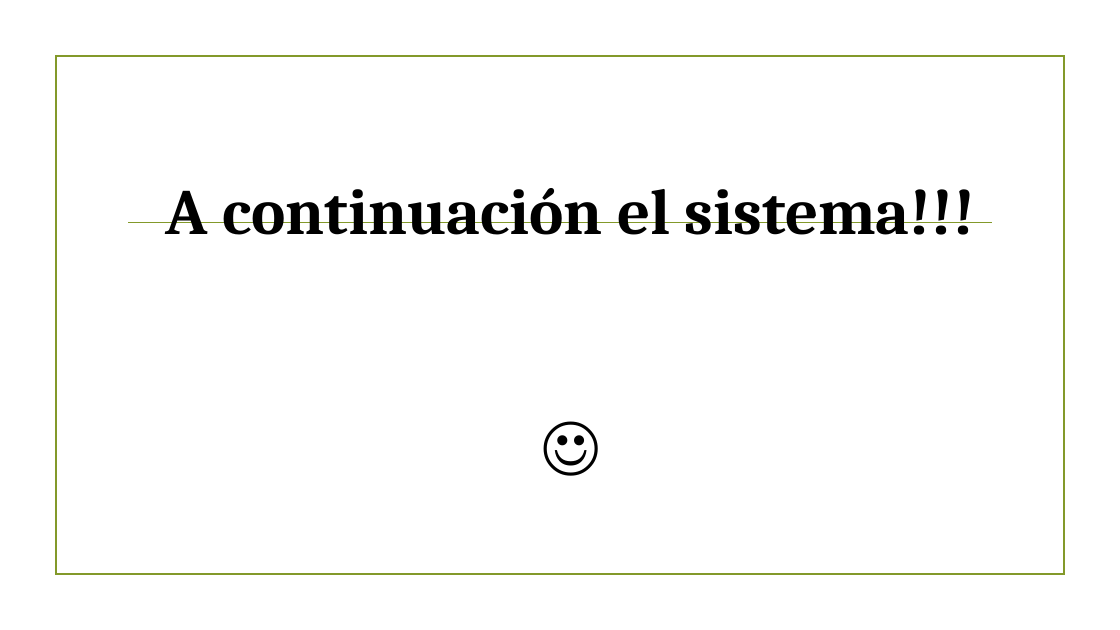
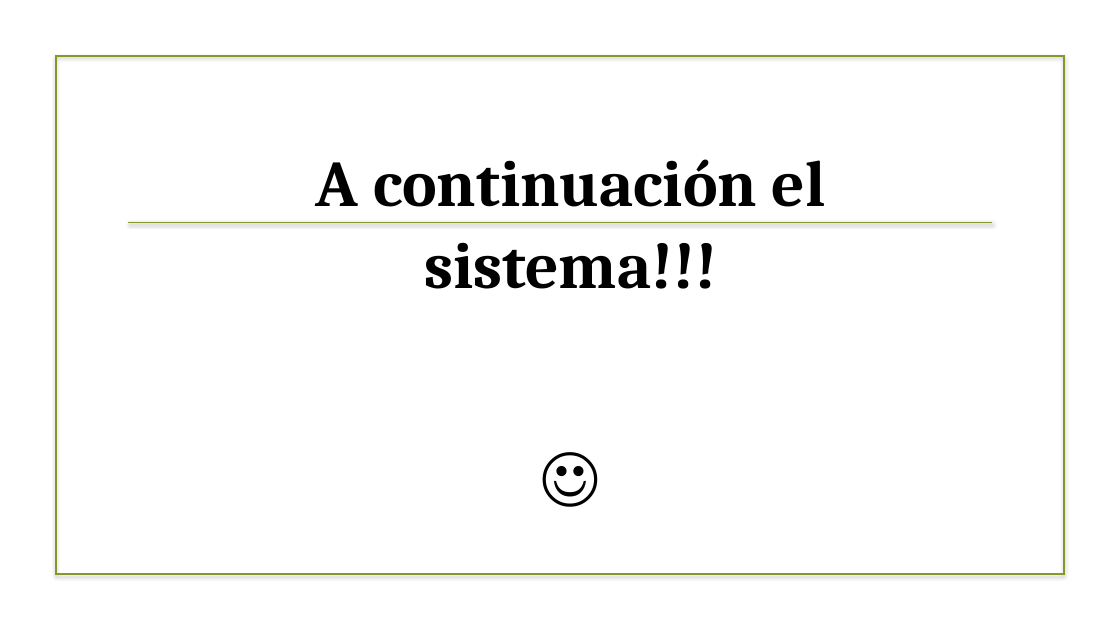
Before and after one commit to vimhash/biblioteca_escolar, a slide deck: slide 8 of docs/Biblioteca Escolar.pptx (slide 7 before the commit). Drawn at 1120x630 pixels with LibreOffice and Linux fonts; fonts in the diff are those of the drawing; background and template pictures are left out. Boxes give left, top, right and bottom in pixels: in the first picture for what was removed or moved away, otherwise in the second. Text is boxed around its words. In the diff, an @@ line names an element or a change of style, - is before the commit and + after.

```diff
--- a/docs/Biblioteca Escolar.pptx
+++ b/docs/Biblioteca Escolar.pptx
@@ rectangle at bbox=[55, 56, 1064, 575]: shadow on @@
@@ text "A continuación el sistema!!!" at bbox=[316, 159, 826, 289]: size 55.5 to 56 pt; line spacing 1 to 1.05; line spacing 1 to 0.9 @@
```
Also in this commit, not shown: 6 other slides changed, 1 slide added, 7 other files.
